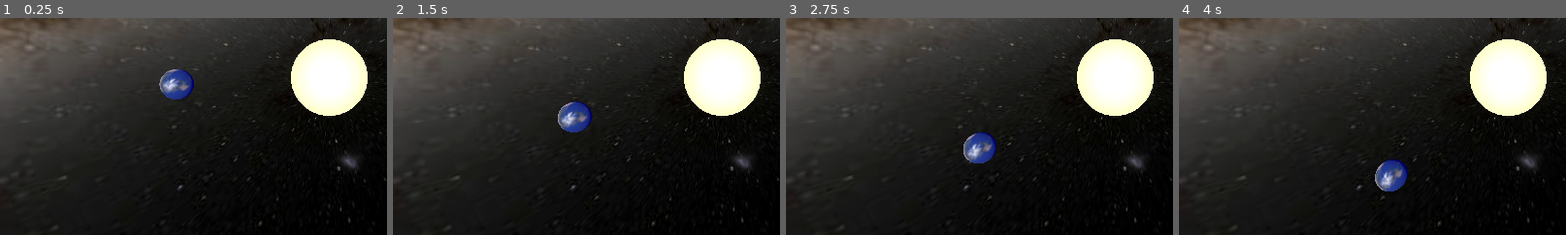
Above: before the commit, frames 1-4 (left to right).
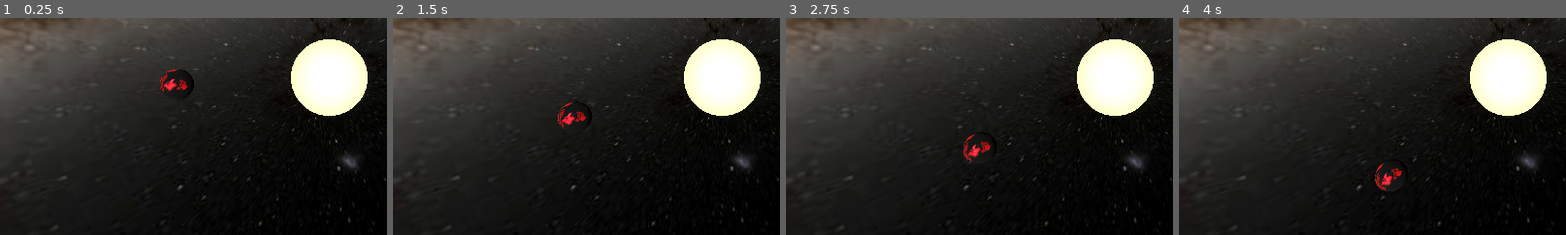
Above: after the commit, the same moments.

Repository: redisnotbluedev/explorer
Game: Godot game, scene res://scenes/main.tscn
Same seed, same stepped clock (60 frames per second), same inputs: the game is played once before the commit and once after it.
Inputs:
- Up to frame 1 (0.25 s): no input
- Up to frame 2 (1.5 s): no input
- Up to frame 3 (2.75 s): no input
- Up to frame 4 (4 s): no input
The pictures show only the part of the screen within x 8-57%, y 36-86%; the shares and areas given below are measured in that part.

The runs differ from the first frame. In frame 1, 1.0% of the frame differs, in the area x 41-51%, y 23-38%; in frame 2, 1.0%, in the area x 42-52%, y 38-53%; in frame 3, 1.0%; in frame 4, 1.0%.

Commit message:
cool shaders, huh?

Diff:
--- a/scenes/main.tscn
+++ b/scenes/main.tscn
@@ -1,8 +1,10 @@
-[gd_scene load_steps=11 format=3 uid="uid://cuvgi6h8q4bku"]
+[gd_scene load_steps=13 format=3 uid="uid://cuvgi6h8q4bku"]
 
+[ext_resource type="Script" uid="uid://dofmrpp6p5t38" path="res://scripts/explorer.gd" id="1_jyhfs"]
 [ext_resource type="Script" uid="uid://382i2h6mgxo4" path="res://scripts/spin.gd" id="1_o5qli"]
 [ext_resource type="Texture2D" uid="uid://d0nmer15qio1c" path="res://assets/skyboxes/starmap_2020_4k_print.jpg" id="1_sugp2"]
 [ext_resource type="Texture2D" uid="uid://do4lnx1w58cpg" path="res://assets/textures/earth.jpg" id="3_sugp2"]
+[ext_resource type="Shader" uid="uid://yyjrl88f0iuf" path="res://shaders/palette.gdshader" id="4_jyhfs"]
 
 [sub_resource type="PanoramaSkyMaterial" id="PanoramaSkyMaterial_sugp2"]
 panorama = ExtResource("1_sugp2")
@@ -26,18 +28,22 @@
 [sub_resource type="SphereMesh" id="SphereMesh_1bvp3"]
 material = SubResource("StandardMaterial3D_h2yge")
 
-[sub_resource type="StandardMaterial3D" id="StandardMaterial3D_lquwl"]
-albedo_texture = ExtResource("3_sugp2")
-emission_enabled = true
-emission = Color(0, 0, 1, 1)
-emission_energy_multiplier = 0.4
+[sub_resource type="ShaderMaterial" id="ShaderMaterial_tbgi4"]
+render_priority = 0
+shader = ExtResource("4_jyhfs")
+shader_parameter/base_texture = ExtResource("3_sugp2")
+shader_parameter/colors_from = PackedColorArray(0.2901961, 0.39215687, 0.53333336, 1, 0.62352943, 0.5921569, 0.5568628, 1)
+shader_parameter/colors_to = PackedColorArray(0, 0, 0, 1, 1, 0, 0, 1)
+shader_parameter/thresholds = PackedFloat32Array(0.3, 2)
+shader_parameter/active_swaps = 2
 
 [sub_resource type="SphereMesh" id="SphereMesh_7mycd"]
-material = SubResource("StandardMaterial3D_lquwl")
+material = SubResource("ShaderMaterial_tbgi4")
 radius = 0.2
 height = 0.4
 
 [node name="System" type="Node3D"]
+script = ExtResource("1_jyhfs")
 
 [node name="WorldEnvironment" type="WorldEnvironment" parent="."]
 environment = SubResource("Environment_0xm2m")
--- a/scripts/explorer.gd
+++ b/scripts/explorer.gd
@@ -1,7 +1,7 @@
-extends Control
+extends Node3D
 
 
-@onready var files: VBoxContainer = $Scroll/Files
+@onready var files: VBoxContainer = VBoxContainer.new()
 var dir: DirAccess = DirAccess.open("C:/")
 
 func _ready() -> void:
@@ -15,13 +15,7 @@
 		print("Error " + error_string(error))
 
 func process_item(item: Dictionary) -> void:
-	var node: Button = Button.new()
-	node.text = ("F: " if item["type"] == "file" else "D: ") + item["name"]
-	if item["type"] == "folder":
-		node.pressed.connect(_on_item_clicked.bind(item["name"]))
-	else:
-		node.pressed.connect(OS.shell_open.bind(item["path"]))
-	files.add_child(node)
+	print(item["name"])
 
 func clear_list() -> void:
 	for child in files.get_children():
@@ -39,10 +33,19 @@
 
 		var items: Array[Dictionary] = []
 		var curr: String = dir.get_current_dir()
-		for file in dir.get_files():
-			items.append({"type": "file", "name": file, "path": curr.path_join(file)})
-		for folder in dir.get_directories():
-			items.append({"type": "folder", "name": folder, "path": curr.path_join(folder)})
+
+		dir.list_dir_begin()
+		var file_name = dir.get_next()
+
+		while file_name != "":
+			var item: Dictionary = {
+				"type": "folder" if dir.current_is_dir() else "file",
+				"name": file_name,
+				"path": curr.path_join(file_name)
+			}
+			items.append(item)
+			file_name = dir.get_next()
+
 		items.sort_custom(func(a: Dictionary, b: Dictionary) -> bool: return a["name"] < b["name"])
 
 		for item in items:
--- /dev/null
+++ b/shaders/palette.gdshader
@@ -0,0 +1,23 @@
+shader_type spatial;
+
+uniform sampler2D base_texture;
+uniform vec3 colors_from[8] : source_color;
+uniform vec3 colors_to[8] : source_color;
+uniform float thresholds[8];
+uniform int active_swaps : hint_range(0, 8);
+
+void fragment() {
+	vec4 tex = texture(base_texture, UV);
+	vec3 original_color = tex.rgb;
+
+	for (int i = 0; i < active_swaps; i++) {
+		if (distance(tex.rgb, colors_from[i]) < thresholds[i]) {
+			vec3 offset = original_color - colors_from[i];
+
+			tex.rgb = colors_to[i] + offset;
+			break;
+		}
+	}
+
+	ALBEDO = tex.rgb;
+}
Not shown, changed: assets/extensions.json
Not shown, added: shaders/palette.gdshader.uid
